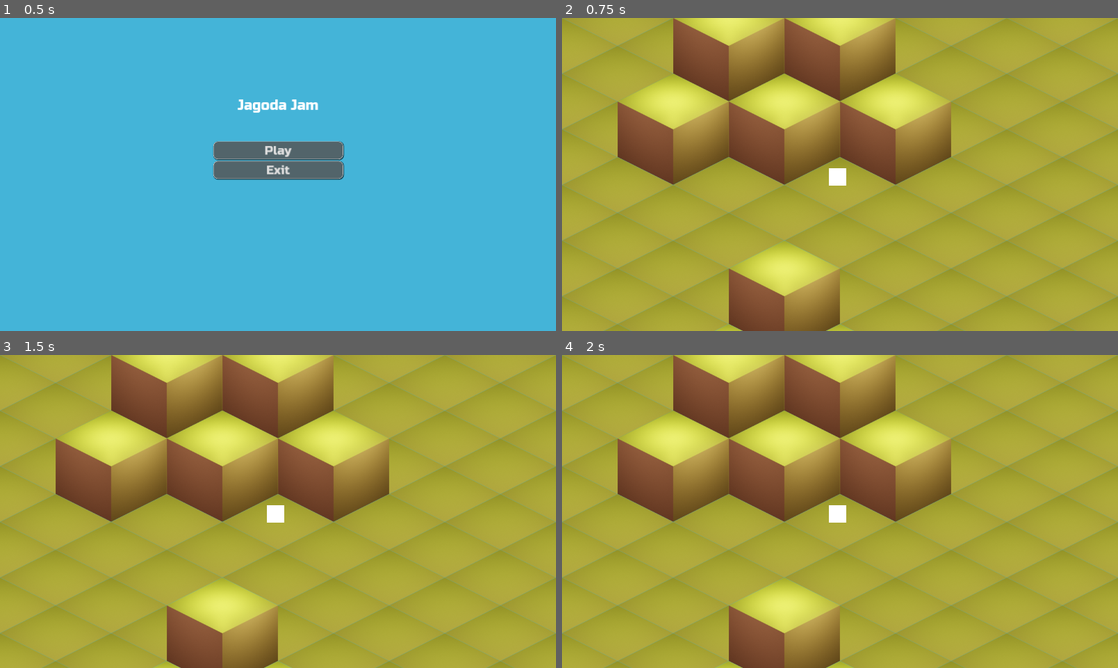
Above: before the commit, frames 1-4 (two rows, left to right).
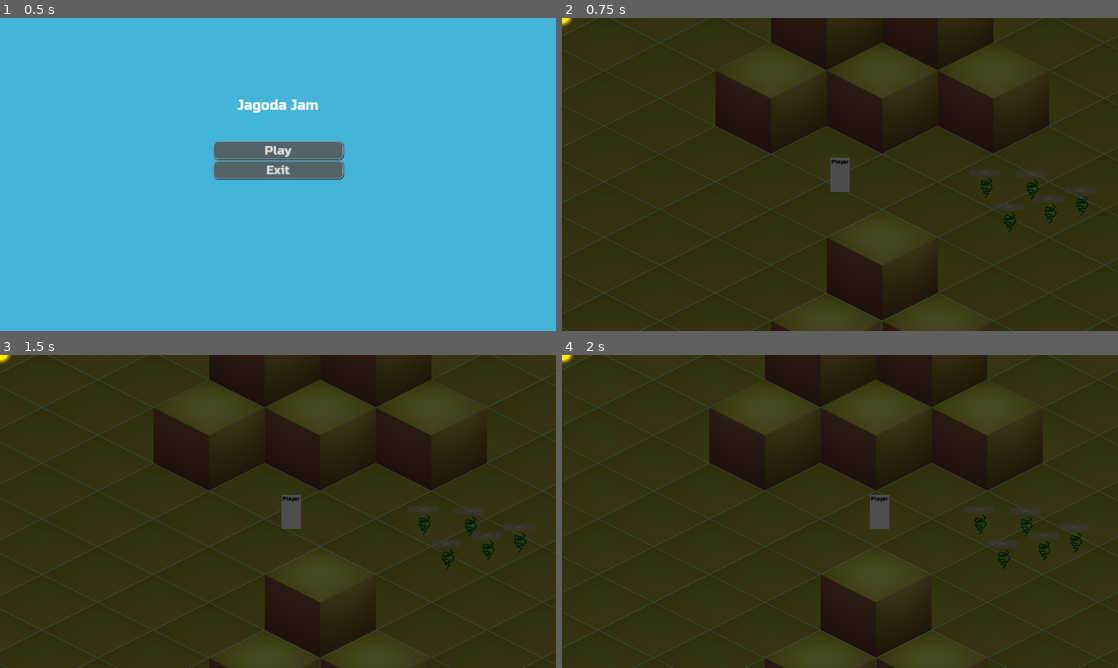
Above: after the commit, the same moments.

Repository: lorentzo/jagoda-jam
Game: Godot game, scene res://Scenes/MainMenu.tscn
The game is run twice, just before and just after one commit, with the same random seed, the same clock (stepped at 60 frames per second) and the same inputs.
Inputs:
- Up to frame 1 (0.5 s): no input
- Up to frame 2 (0.75 s): click "Play" at 0.5 s
- Up to frame 3 (1.5 s): tap Enter at 1.25 s; hold Right (walk-right, bound only after the commit) from 1.28 s (still down)
- Up to frame 4 (2 s): keep holding Right (walk-right, bound only after the commit)

Frame 1 is identical in both runs. In frame 2, 100% of the frame differs, in the area x 0-100%, y 0-100%; in frame 3, 100%; in frame 4, 100%.

Commit message:
Implement basic day mechanics (#13)

Diff:
--- /dev/null
+++ b/jagoda/Scenes/Game.gd
@@ -0,0 +1,38 @@
+extends Node2D
+
+const MAIN_MENU_SCENE = "res://Scenes/MainMenu.tscn"
+const DAY_LENGTH_MINUTES: int = 7
+const DAY_LENGTH_SECONDS: int = DAY_LENGTH_MINUTES * 60
+const MIN_LUMINANCE: float = 0.3
+const MAX_LUMINANCE: float = 1.0
+const LUMINANCE_RANGE: float = MAX_LUMINANCE - MIN_LUMINANCE
+
+@onready var loading = get_node("/root/Loading")
+@onready var canvas_modulate: CanvasModulate = $CanvasModulate
+@onready var sun: Sprite2D = $HUD/Sun
+@onready var screen_width = get_viewport().size.x
+
+var time_passed = 0
+
+signal sun_intensity_changed(sun_intensity)
+signal day_changed
+
+func _ready():
+	for plant in get_tree().get_nodes_in_group("plant"):
+		sun_intensity_changed.connect(plant.on_sun_intensity_changed)
+		day_changed.connect(plant.on_day_changed)
+
+	day_changed.emit()
+
+func _process(delta):
+	var day_progress: float = min(time_passed / DAY_LENGTH_SECONDS, 1)
+	var sun_intensity: float = sin(day_progress * PI)
+	sun_intensity_changed.emit(sun_intensity)
+
+	sun.position.x = day_progress * screen_width
+	canvas_modulate.color.v = sun_intensity * LUMINANCE_RANGE + MIN_LUMINANCE
+	time_passed += delta
+
+	if is_equal_approx(day_progress, 1):
+		self.hide()
+		loading.load_scene(MAIN_MENU_SCENE)
--- a/jagoda/Scenes/Game.tscn
+++ b/jagoda/Scenes/Game.tscn
@@ -1,8 +1,14 @@
-[gd_scene load_steps=2 format=3 uid="uid://nh83q11yvjf3"]
+[gd_scene load_steps=7 format=3 uid="uid://nh83q11yvjf3"]
 
 [ext_resource type="TileSet" uid="uid://w0c2ecnn5xx8" path="res://Assets/Tiles/TilesBlocking/TilesBlockingTileMap.tres" id="1_0fixn"]
+[ext_resource type="Script" path="res://Scenes/Game.gd" id="1_fxwml"]
+[ext_resource type="PackedScene" uid="uid://dnrnjgb2yen1t" path="res://Scenes/Player.tscn" id="3_aaoav"]
+[ext_resource type="AudioStream" uid="uid://cha4kgf62hkx0" path="res://Assets/Sound/theme.ogg" id="4_8ifn4"]
+[ext_resource type="PackedScene" uid="uid://ctkkf7cs18f3e" path="res://Scenes/Plant.tscn" id="5_7g35u"]
+[ext_resource type="Texture2D" uid="uid://dtxdtxlg4c72f" path="res://Assets/sun_shiny.png" id="6_mt8ms"]
 
 [node name="Game" type="Node2D"]
+script = ExtResource("1_fxwml")
 
 [node name="TileMap" type="TileMap" parent="."]
 y_sort_enabled = true
@@ -11,10 +17,43 @@
 layer_0/y_sort_enabled = true
 layer_0/tile_data = PackedInt32Array(4, 0, 0, 65540, 0, 0, 131076, 0, 0, 65539, 0, 0, 196611, 0, 0, 262148, 0, 0, 32768 …(1870 unchanged characters)…
 
-[node name="ColorRect" type="ColorRect" parent="."]
-offset_left = 614.0
-offset_top = 345.0
-offset_right = 654.0
-offset_bottom = 385.0
-size_flags_horizontal = 4
-size_flags_vertical = 4
+[node name="CanvasModulate" type="CanvasModulate" parent="."]
+
+[node name="Player" parent="." instance=ExtResource("3_aaoav")]
+position = Vector2(415, 431)
+
+[node name="Camera2D" type="Camera2D" parent="Player"]
+position_smoothing_enabled = true
+position_smoothing_speed = 3.0
+drag_horizontal_enabled = true
+drag_vertical_enabled = true
+drag_left_margin = 0.1
+drag_top_margin = 0.1
+drag_right_margin = 0.1
+drag_bottom_margin = 0.1
+
+[node name="ThemePlayer" type="AudioStreamPlayer" parent="."]
+stream = ExtResource("4_8ifn4")
+autoplay = true
+
+[node name="Plant" parent="." instance=ExtResource("5_7g35u")]
+position = Vector2(855, 489)
+
+[node name="Plant2" parent="." instance=ExtResource("5_7g35u")]
+position = Vector2(749, 485)
+
+[node name="Plant3" parent="." instance=ExtResource("5_7g35u")]
+position = Vector2(803, 564)
+
+[node name="Plant4" parent="." instance=ExtResource("5_7g35u")]
+position = Vector2(969, 526)
+
+[node name="Plant5" parent="." instance=ExtResource("5_7g35u")]
+position = Vector2(896, 545)
+
+[node name="HUD" type="CanvasLayer" parent="."]
+
+[node name="Sun" type="Sprite2D" parent="HUD"]
+position = Vector2(0, -5)
+scale = Vector2(0.3, 0.3)
+texture = ExtResource("6_mt8ms")
--- /dev/null
+++ b/jagoda/Scenes/Plant.gd
@@ -0,0 +1,29 @@
+extends Sprite2D
+
+const MAX_FRESHNESS_LOST_PER_SECOND: float = 0.5
+const DAY_MULTIPLIER_DEVIATION: float = 0.5
+
+var freshness: float = 100
+var current_sun_intensity = 0
+var day_multiplier: float = 1.0
+
+@onready var progress_bar: ProgressBar = $ProgressBar
+
+func _process(delta):
+	var freshness_lost_per_second = self.current_sun_intensity * MAX_FRESHNESS_LOST_PER_SECOND * self.day_multiplier
+	self.freshness = max(self.freshness - freshness_lost_per_second * delta, 0)
+	progress_bar.value = round(freshness)
+
+	if is_equal_approx(self.freshness, 0):
+		_die()
+
+func _die():
+	queue_free()
+
+func on_sun_intensity_changed(sun_intensity):
+	self.current_sun_intensity = sun_intensity
+
+func on_day_changed():
+	var deviation_integer = round(DAY_MULTIPLIER_DEVIATION * 100)
+	var day_multiplier_integer = randi_range(100 - deviation_integer, 100 + deviation_integer)
+	self.day_multiplier = day_multiplier_integer / 100.0
--- /dev/null
+++ b/jagoda/Scenes/Plant.tscn
@@ -0,0 +1,29 @@
+[gd_scene load_steps=2 format=3 uid="uid://ctkkf7cs18f3e"]
+
+[ext_resource type="Script" path="res://Scenes/Plant.gd" id="1_wccxx"]
+
+[node name="Plant" type="Sprite2D" groups=["plant"]]
+y_sort_enabled = true
+script = ExtResource("1_wccxx")
+
+[node name="Line2D" type="Line2D" parent="."]
+position = Vector2(-1.35294, 0.0588231)
+scale = Vector2(0.323529, 0.323529)
+points = PackedVector2Array(4, -4, 30, -33, -6, -36, 6, -50, 23, -53, 20, -67, -26, -74, -4, -50, 35, -49, 56, -78, 41, -103, 29, -102, -2, -102, -8, -85, 28, -114, -16, -120, -22, -92, 28, -93, 49, -123, 29, -140)
+default_color = Color(0, 0.419608, 0.137255, 1)
+
+[node name="ProgressBar" type="ProgressBar" parent="."]
+anchors_preset = 8
+anchor_left = 0.5
+anchor_top = 0.5
+anchor_right = 0.5
+anchor_bottom = 0.5
+offset_left = -35.5
+offset_top = -66.5
+offset_right = 35.5
+offset_bottom = -51.5
+grow_horizontal = 2
+grow_vertical = 2
+theme_override_font_sizes/font_size = 7
+step = 1.0
+value = 100.0
--- /dev/null
+++ b/jagoda/Scenes/Player.gd
@@ -0,0 +1,20 @@
+extends CharacterBody2D
+
+const WALK_SPEED = 150.0
+
+func _physics_process(delta):
+	var walk_velocity = Vector2.ZERO
+
+	if Input.is_action_pressed("walk-left"):
+		walk_velocity.x = -1
+	elif Input.is_action_pressed("walk-right"):
+		walk_velocity.x = 1
+
+	if Input.is_action_pressed("walk-up"):
+		walk_velocity.y = -1
+	elif Input.is_action_pressed("walk-down"):
+		walk_velocity.y = 1
+
+	self.velocity = walk_velocity.normalized() * WALK_SPEED
+
+	move_and_slide()
--- /dev/null
+++ b/jagoda/Scenes/Player.tscn
@@ -0,0 +1,47 @@
+[gd_scene load_steps=4 format=3 uid="uid://dnrnjgb2yen1t"]
+
+[ext_resource type="Script" path="res://Scenes/Player.gd" id="1_6cy7p"]
+[ext_resource type="FontFile" uid="uid://bjonvamqyjdmv" path="res://Fonts/RussoOne.ttf" id="1_b7613"]
+
+[sub_resource type="CapsuleShape2D" id="CapsuleShape2D_pyes3"]
+radius = 22.0
+height = 74.0
+
+[node name="Player" type="CharacterBody2D"]
+y_sort_enabled = true
+script = ExtResource("1_6cy7p")
+
+[node name="ColorRect" type="ColorRect" parent="."]
+anchors_preset = 8
+anchor_left = 0.5
+anchor_top = 0.5
+anchor_right = 0.5
+anchor_bottom = 0.5
+offset_left = -22.5
+offset_top = -39.5
+offset_right = 22.5
+offset_bottom = 39.5
+grow_horizontal = 2
+grow_vertical = 2
+size_flags_horizontal = 4
+size_flags_vertical = 4
+
+[node name="CollisionShape2D" type="CollisionShape2D" parent="."]
+shape = SubResource("CapsuleShape2D_pyes3")
+
+[node name="Label" type="Label" parent="."]
+anchors_preset = 8
+anchor_left = 0.5
+anchor_top = 0.5
+anchor_right = 0.5
+anchor_bottom = 0.5
+offset_left = -20.0
+offset_top = -37.5
+offset_right = 20.0
+offset_bottom = -20.5
+grow_horizontal = 2
+grow_vertical = 2
+theme_override_colors/font_color = Color(0, 0, 0, 1)
+theme_override_fonts/font = ExtResource("1_b7613")
+theme_override_font_sizes/font_size = 12
+text = "Player"
--- a/jagoda/project.godot
+++ b/jagoda/project.godot
@@ -24,6 +24,29 @@
 window/size/viewport_height=720
 window/stretch/mode="canvas_items"
 
+[input]
+
+walk-left={
+"deadzone": 0.1,
+"events": [Object(InputEventKey,"resource_local_to_scene":false,"resource_name":"","device":0,"window_id":0,"alt_pressed":false,"shift_pressed":false,"ctrl_pressed":false,"meta_pressed":false,"pressed":false,"keycode":0,"physical_keycode":4194319,"key_label":0,"unicode":0,"echo":false,"script":null)
+]
+}
+walk-right={
+"deadzone": 0.1,
+"events": [Object(InputEventKey,"resource_local_to_scene":false,"resource_name":"","device":0,"window_id":0,"alt_pressed":false,"shift_pressed":false,"ctrl_pressed":false,"meta_pressed":false,"pressed":false,"keycode":0,"physical_keycode":4194321,"key_label":0,"unicode":0,"echo":false,"script":null)
+]
+}
+walk-up={
+"deadzone": 0.1,
+"events": [Object(InputEventKey,"resource_local_to_scene":false,"resource_name":"","device":0,"window_id":0,"alt_pressed":false,"shift_pressed":false,"ctrl_pressed":false,"meta_pressed":false,"pressed":false,"keycode":0,"physical_keycode":4194320,"key_label":0,"unicode":0,"echo":false,"script":null)
+]
+}
+walk-down={
+"deadzone": 0.1,
+"events": [Object(InputEventKey,"resource_local_to_scene":false,"resource_name":"","device":0,"window_id":0,"alt_pressed":false,"shift_pressed":false,"ctrl_pressed":false,"meta_pressed":false,"pressed":false,"keycode":0,"physical_keycode":4194322,"key_label":0,"unicode":0,"echo":false,"script":null)
+]
+}
+
 [rendering]
 
 renderer/rendering_method="gl_compatibility"
Not shown, added: jagoda/Assets/Sound/theme.ogg.import
Binary file added: jagoda/Assets/sun_shiny.png
Not shown, added: jagoda/Assets/sun_shiny.png.import
Not shown, added: jagoda/Assets/Sound/theme.ogg
